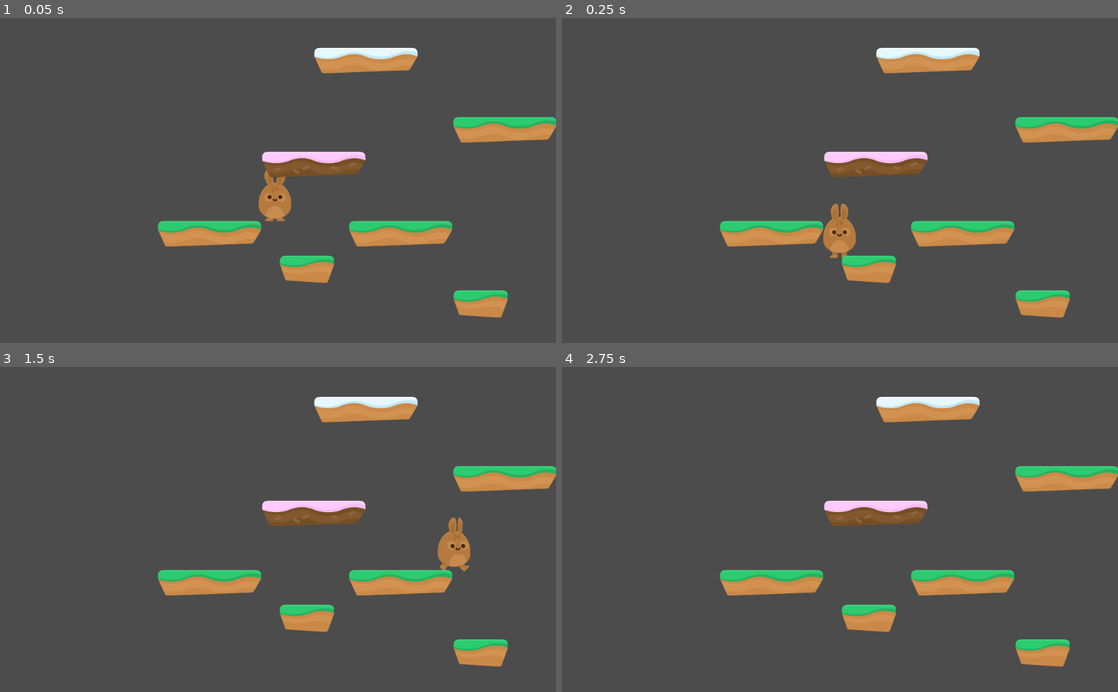
Above: before the commit, frames 1-4 (two rows, left to right).
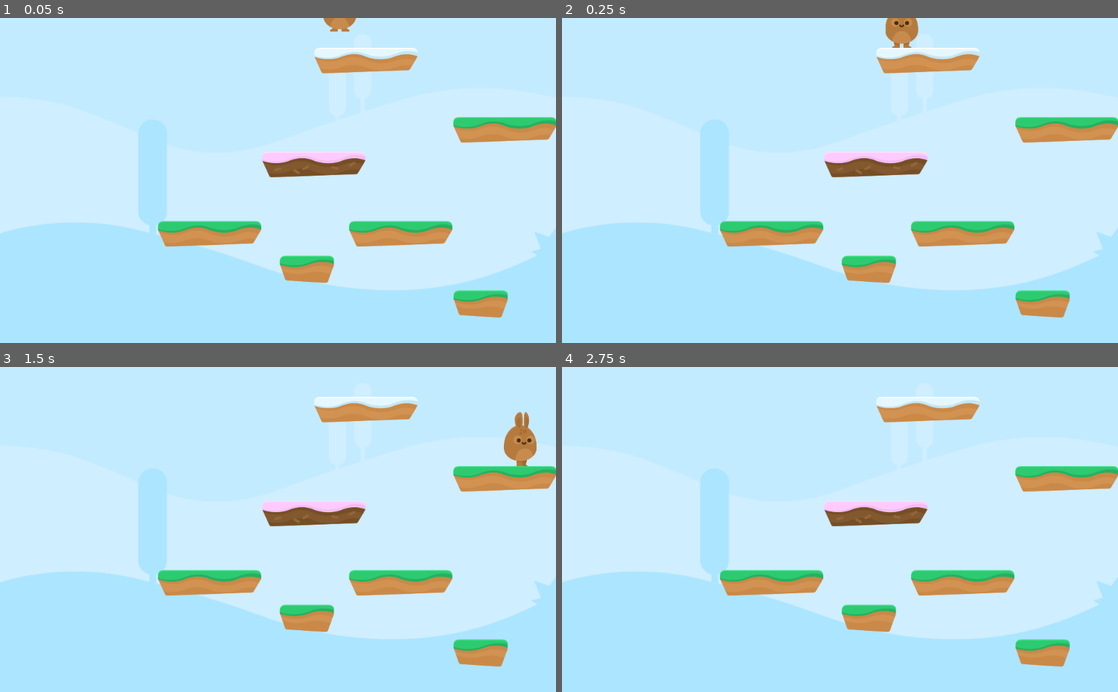
Above: after the commit, the same moments.

Repository: FireBorn123/HoppyDays_3.1.1
Game: Godot game, scene res://Levels/Level1.tscn
The game is run twice, just before and just after one commit, with the same random seed, the same clock (stepped at 60 frames per second) and the same inputs.
Inputs:
- Up to frame 1 (0.05 s): no input
- Up to frame 2 (0.25 s): no input
- Up to frame 3 (1.5 s): hold D (Right) from 0.53 s (still down); tap Space (Jump) at 0.77 s
- Up to frame 4 (2.75 s): tap Space (Jump) at 1.52 s; release D (Right) at 2.03 s; hold A (Left) from 2.03 s (still down)

The runs differ from the first frame. In frame 1, 92% of the frame differs, in the area x 0-100%, y 0-100%; in frame 2, 92%; in frame 3, 92%; in frame 4, 92%.

Commit message:
Lecture 29: Parallax Backgrounds

Diff:
--- a/Levels/Level1.tscn
+++ b/Levels/Level1.tscn
@@ -6,6 +6,7 @@
 [node name="Node2D" type="Node2D"]
 
 [node name="Player" parent="." instance=ExtResource( 2 )]
+position = Vector2( 733.403, -450.917 )
 collision_mask = 2
 
 [node name="Camera2D" type="Camera2D" parent="."]
@@ -17,4 +18,4 @@
 tile_set = ExtResource( 1 )
 collision_layer = 2
 format = 1
-tile_data = PoolIntArray( -851929, 5, 0, -589782, 4, 0, -393191, 5, 0, -393165, 4, 0, -262134, 6, 0, -131041, 2, 0, -65488, 4, 0, 18, 2, 0, 131079, 0, 0, 196651, 7, 0, 262173, 2, 0, 393217, 2, 0, 393228, 2, 0, 458790, 3, 0, 524296, 3, 0, 589848, 2, 0, 655378, 3, 0 )
+tile_data = PoolIntArray( -1507281, 6, 0, -1310681, 6, 0, -1245153, 6, 0, -1245130, 0, 0, -1179626, 6, 0, -1048513, 0, 0, -917488, 6, 0, -851929, 5, 0, -851894, 6, 0, -786422, 7, 0, -589782, 4, 0, -524282, 1, 0, -458681, 0, 0, -393191, 5, 0, -393165, 4, 0, -262134, 6, 0, -131041, 2, 0, -130992, 6, 0, -65488, 4, 0, 18, 2, 0, 65651, 5, 0, 131079, 0, 0, 196651, 7, 0, 262173, 2, 0, 262220, 0, 0, 262251, 5, 0, 393217, 2, 0, 393228, 2, 0, 458790, 3, 0, 524296, 3, 0, 524372, 0, 0, 589848, 2, 0, 589934, 0, 0, 655378, 3, 0, 786523, 0, 0, 786555, 0, 0, 852086, 5, 0, 983151, 5, 0, 1048677, 0, 0 )
--- a/Player/Player.tscn
+++ b/Player/Player.tscn
@@ -1,14 +1,18 @@
-[gd_scene load_steps=4 format=2]
+[gd_scene load_steps=8 format=2]
 
 [ext_resource path="res://Player/Player.gd" type="Script" id=1]
 [ext_resource path="res://Player/PlayerAnimation.tscn" type="PackedScene" id=2]
+[ext_resource path="res://Hoppy-Days-Assets/GFX/Background/bg_layer1.png" type="Texture" id=3]
+[ext_resource path="res://Hoppy-Days-Assets/GFX/Background/bg_layer2.png" type="Texture" id=4]
+[ext_resource path="res://Hoppy-Days-Assets/GFX/Background/bg_layer4.png" type="Texture" id=5]
+[ext_resource path="res://Hoppy-Days-Assets/GFX/Background/bg_layer3.png" type="Texture" id=6]
 
 [sub_resource type="CapsuleShape2D" id=1]
 radius = 60.7537
 height = 35.5484
 
 [node name="Player" type="KinematicBody2D"]
-position = Vector2( 494.408, 262.277 )
+position = Vector2( 487.681, 262.277 )
 script = ExtResource( 1 )
 __meta__ = {
 "_edit_group_": true
@@ -28,4 +32,57 @@
 limit_smoothed = true
 smoothing_enabled = true
 
+[node name="ParallaxBackground" type="ParallaxBackground" parent="Camera2D"]
+scroll_ignore_camera_zoom = true
+
+[node name="ParallaxLayer" type="ParallaxLayer" parent="Camera2D/ParallaxBackground"]
+motion_scale = Vector2( 0.25, 1 )
+motion_mirroring = Vector2( 2048, 2048 )
+
+[node name="TextureRect" type="TextureRect" parent="Camera2D/ParallaxBackground/ParallaxLayer"]
+margin_right = 40.0
+margin_bottom = 40.0
+texture = ExtResource( 3 )
+__meta__ = {
+"_edit_use_anchors_": false
+}
+
+[node name="ParallaxLayer2" type="ParallaxLayer" parent="Camera2D/ParallaxBackground"]
+motion_scale = Vector2( 0.5, 1 )
+motion_offset = Vector2( 0, -1100 )
+motion_mirroring = Vector2( 2048, 0 )
+
+[node name="TextureRect" type="TextureRect" parent="Camera2D/ParallaxBackground/ParallaxLayer2"]
+margin_right = 40.0
+margin_bottom = 40.0
+texture = ExtResource( 4 )
+__meta__ = {
+"_edit_use_anchors_": false
+}
+
+[node name="ParallaxLayer3" type="ParallaxLayer" parent="Camera2D/ParallaxBackground"]
+motion_scale = Vector2( 0.75, 1 )
+motion_offset = Vector2( 0, -1100 )
+motion_mirroring = Vector2( 2048, 0 )
+
+[node name="TextureRect" type="TextureRect" parent="Camera2D/ParallaxBackground/ParallaxLayer3"]
+margin_right = 40.0
+margin_bottom = 40.0
+texture = ExtResource( 6 )
+__meta__ = {
+"_edit_use_anchors_": false
+}
+
+[node name="ParallaxLayer4" type="ParallaxLayer" parent="Camera2D/ParallaxBackground"]
+motion_offset = Vector2( 0, -1100 )
+motion_mirroring = Vector2( 2048, 0 )
+
+[node name="TextureRect" type="TextureRect" parent="Camera2D/ParallaxBackground/ParallaxLayer4"]
+margin_right = 40.0
+margin_bottom = 40.0
+texture = ExtResource( 5 )
+__meta__ = {
+"_edit_use_anchors_": false
+}
+
 [connection signal="animate" from="." to="PlayerAnimation" method="_on_Player_animate"]
